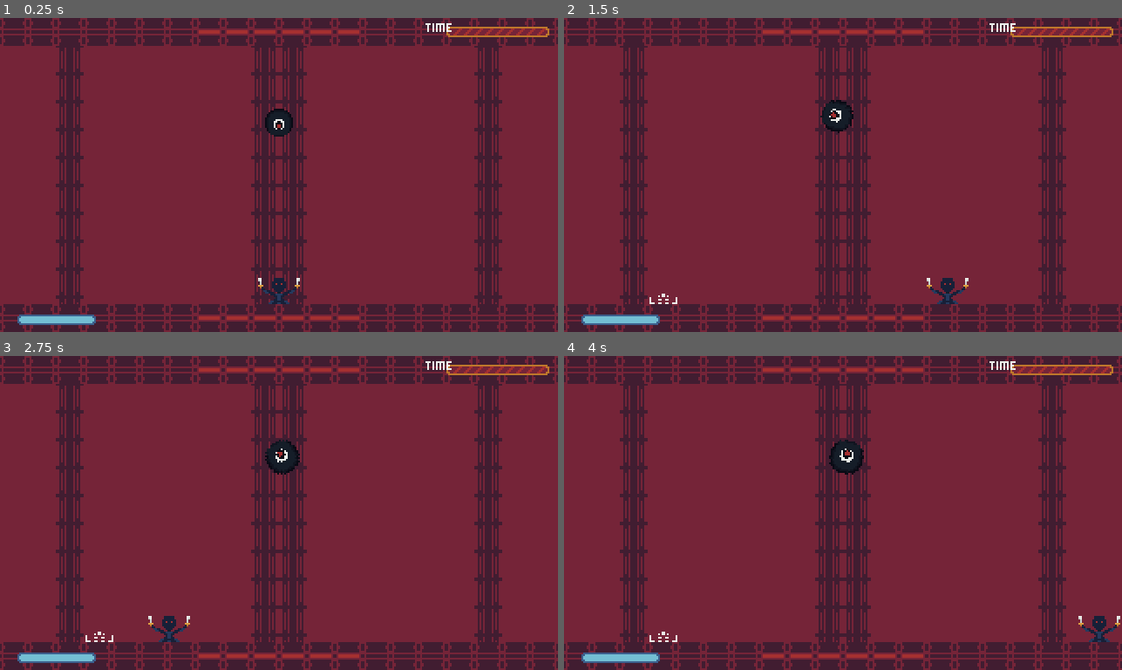
Above: before the commit, frames 1-4 (two rows, left to right).
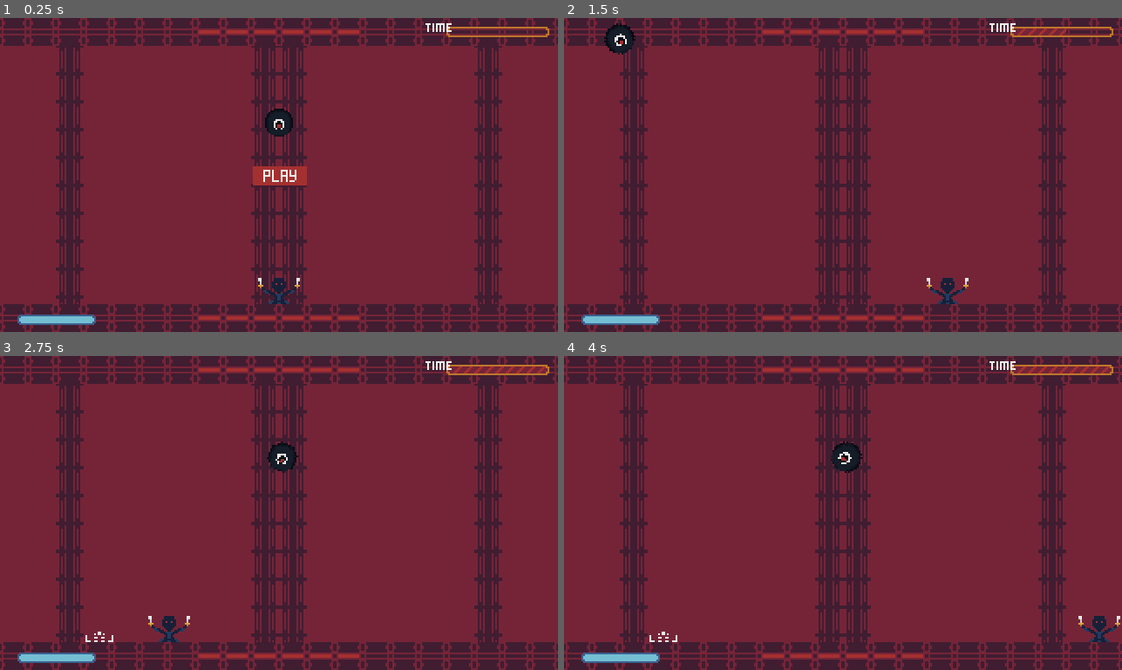
Above: after the commit, the same moments.

Repository: donovan-cartier/veryfast-rythm
Game: Godot game, scene res://Scenes/game.tscn
Two runs of this game, one before a commit and one after it. Both use one fixed random seed, a clock stepped at 60 frames per second and the inputs below. Sound files missing from this copy of the repository are replaced by a short silence.
Inputs (mouse positions are in pixels of both pictures, inside the frame that each line leads up to):
- Up to frame 1 (0.25 s): no input
- Up to frame 2 (1.5 s): click (843, 175) at 0.52 s; hold D (right) from 1.28 s (still down)
- Up to frame 3 (2.75 s): release D (right) at 2.03 s; hold A (left) from 2.03 s (still down)
- Up to frame 4 (4 s): release A (left) at 2.78 s; hold D (right) from 2.78 s (still down)

The runs differ from the first frame. In frame 1, 0.8% of the frame differs, in the area x 45-99%, y 3-54%; in frame 2, 1.0%, in the area x 7-99%, y 1-92%; in frame 3, 0.2%; in frame 4, 0.2%.

Commit message:
Added ranks

Diff:
--- a/Scenes/Scripts/BGMPlayer.gd
+++ b/Scenes/Scripts/BGMPlayer.gd
@@ -5,9 +5,6 @@
 var lastBeatTime: float = 0.0
 
 signal beat
-
-func _ready():
-	play()
 
 # Called every frame. 'delta' is the elapsed time since the previous frame.
 func _process(delta):
@@ -20,3 +17,8 @@
 #	if timeSinceLastBeat >= beatDuration:
 #		timeSinceLastBeat = 0
 #		GameManager.ball.sound_player_blip.play()
+
+
+
+func _on_play_button_pressed():
+	play()
--- /dev/null
+++ b/Scenes/Scripts/UI.gd
@@ -0,0 +1,24 @@
+extends Control
+
+@onready var current_rank : TextureRect = $CurrentRank
+@onready var animation_player = $CurrentRank/AnimationPlayer
+
+# Called when the node enters the scene tree for the first time.
+func _ready():
+	pass # Replace with function body.
+
+
+# Called every frame. 'delta' is the elapsed time since the previous frame.
+func _process(delta):
+	pass
+
+
+func _on_play_button_pressed():
+	$StartScreen.visible = false
+
+func update_rank(new_rank : String):
+	if new_rank == "NONE":
+		current_rank.texture = null;
+	else:
+		current_rank.texture = load("res://Assets/Sprites/ranks/rank_" + new_rank.to_lower() + ".png")
+		animation_player.play("rank_up")
--- a/Scenes/Scripts/ball.gd
+++ b/Scenes/Scripts/ball.gd
@@ -7,6 +7,7 @@
 @onready var sound_player_get_hit = $SoundPlayerGetHit
 @onready var sound_player_hit_player = $SoundPlayerHitPlayer
 @onready var sound_player_blip = $SoundPlayerBlip
+@onready var blood_sprite = $BloodSprite
 
 
 var next_location_marker = preload("res://Scenes/next_location_marker.tscn")
@@ -56,6 +57,9 @@
 	var tween: Tween = create_tween()
 	tween.tween_property(sprite, "modulate:v", 1, 0.3).from(15)
 	animation_player.play("hit")
+	blood_sprite.visible = true
+	blood_sprite.play("default")
+	GameManager.player.add_multiplier()
 
 func _on_hurt_zone_area_entered(area):
 	if area is Ball:
@@ -73,3 +77,7 @@
 	if got_hit:
 		play_hit_sound()
 	start_sequence()
+
+
+func _on_animated_sprite_2d_animation_finished():
+	blood_sprite.visible = false
--- a/Scenes/Scripts/player.gd
+++ b/Scenes/Scripts/player.gd
@@ -2,7 +2,23 @@
 class_name Player
 
 const SPEED = 300.0
+
+var ranks = [
+	"NONE",
+	"OKAY",
+	"GOOD",
+	"GREAT",
+	"AMAZING",
+	"INSANE",
+	"TERRIFIC",
+	"SCARY",
+	"WOW"
+]
+
 var health: float = 100.0
+
+var current_multiplier : int = 0
+var current_rank_index : int = 0
 
 func _physics_process(delta):
 	# Get the input direction and handle the movement/deceleration.
@@ -19,8 +35,43 @@
 func damage(amount: float):
 	health -= amount
 	GameManager.ui_health_bar.value = health
+	reset_multiplier()
 	if health <= 0:
 		print('die')
+
+func add_multiplier():
+	current_multiplier += 1
+	GameManager.ui_current_multiplier.text = "x" + str(current_multiplier)
+
+	add_rank()
+
+func reset_multiplier():
+	current_multiplier = 0
+	current_rank_index = 0
+	GameManager.ui_current_multiplier.text = ''
+	GameManager.ui_container.update_rank(ranks[current_rank_index])
+
+func add_rank():
+	if current_multiplier == 0:
+		current_rank_index = 0
+	elif current_multiplier < 3:
+		current_rank_index = 1
+	elif current_multiplier < 6:
+		current_rank_index = 2
+	elif current_multiplier < 10:
+		current_rank_index = 3
+	elif current_multiplier < 15:
+		current_rank_index = 4
+	elif current_multiplier < 18:
+		current_rank_index = 5
+	elif current_multiplier < 22:
+		current_rank_index = 6
+	elif current_multiplier < 28:
+		current_rank_index = 7
+	else:
+		current_rank_index = 8
+
+	GameManager.ui_container.update_rank(ranks[current_rank_index])
 
 func _on_bgm_player_beat():
 	$AnimationPlayer.play("beat")
--- a/Scenes/eye_ball.tscn
+++ b/Scenes/eye_ball.tscn
@@ -1,10 +1,11 @@
-[gd_scene load_steps=10 format=3 uid="uid://d4lpm5nhdk08t"]
+[gd_scene load_steps=16 format=3 uid="uid://d4lpm5nhdk08t"]
 
 [ext_resource type="Script" path="res://Scenes/Scripts/ball.gd" id="1_ivdx4"]
 [ext_resource type="Texture2D" uid="uid://njtotmlyvjff" path="res://Assets/Sprites/eye.png" id="2_h3h4s"]
 [ext_resource type="AudioStream" uid="uid://d0d2vwrydirnw" path="res://Assets/Sounds/hitball.wav" id="3_fpcff"]
 [ext_resource type="AudioStream" uid="uid://3sagdjfv66wc" path="res://Assets/Sounds/hitHurt.wav" id="3_rkfob"]
 [ext_resource type="AudioStream" uid="uid://csb8mjmkxtkxm" path="res://Assets/Sounds/blip.wav" id="5_1rxmq"]
+[ext_resource type="Texture2D" uid="uid://cl4marnogkfd4" path="res://Assets/Sprites/blood-Sheet.png" id="6_xpmc8"]
 
 [sub_resource type="CircleShape2D" id="CircleShape2D_ntyfo"]
 
@@ -71,6 +72,42 @@
 "hit": SubResource("Animation_w2lfi")
 }
 
+[sub_resource type="AtlasTexture" id="AtlasTexture_im5pw"]
+atlas = ExtResource("6_xpmc8")
+region = Rect2(0, 0, 16, 16)
+
+[sub_resource type="AtlasTexture" id="AtlasTexture_lm4lb"]
+atlas = ExtResource("6_xpmc8")
+region = Rect2(16, 0, 16, 16)
+
+[sub_resource type="AtlasTexture" id="AtlasTexture_1sfhm"]
+atlas = ExtResource("6_xpmc8")
+region = Rect2(32, 0, 16, 16)
+
+[sub_resource type="AtlasTexture" id="AtlasTexture_h3od1"]
+atlas = ExtResource("6_xpmc8")
+region = Rect2(48, 0, 16, 16)
+
+[sub_resource type="SpriteFrames" id="SpriteFrames_niuhs"]
+animations = [{
+"frames": [{
+"duration": 1.0,
+"texture": SubResource("AtlasTexture_im5pw")
+}, {
+"duration": 1.0,
+"texture": SubResource("AtlasTexture_lm4lb")
+}, {
+"duration": 1.0,
+"texture": SubResource("AtlasTexture_1sfhm")
+}, {
+"duration": 1.0,
+"texture": SubResource("AtlasTexture_h3od1")
+}],
+"loop": false,
+"name": &"default",
+"speed": 12.0
+}]
+
 [node name="EyeBall" type="Area2D"]
 script = ExtResource("1_ivdx4")
 
@@ -88,11 +125,20 @@
 
 [node name="SoundPlayerGetHit" type="AudioStreamPlayer" parent="."]
 stream = ExtResource("3_fpcff")
+volume_db = -9.0
 
 [node name="SoundPlayerHitPlayer" type="AudioStreamPlayer" parent="."]
 stream = ExtResource("3_rkfob")
+volume_db = -4.0
 
 [node name="SoundPlayerBlip" type="AudioStreamPlayer" parent="."]
 stream = ExtResource("5_1rxmq")
 
+[node name="BloodSprite" type="AnimatedSprite2D" parent="."]
+visible = false
+position = Vector2(0, -1)
+scale = Vector2(2.25, 2.25)
+sprite_frames = SubResource("SpriteFrames_niuhs")
+
 [connection signal="body_entered" from="." to="." method="_on_body_entered"]
+[connection signal="animation_finished" from="BloodSprite" to="." method="_on_animated_sprite_2d_animation_finished"]
--- a/Scenes/game.tscn
+++ b/Scenes/game.tscn
@@ -9,10 +9,15 @@
 [ext_resource type="Script" path="res://Scenes/Scripts/BGMPlayer.gd" id="6_wy7eg"]
 [ext_resource type="Texture2D" uid="uid://dshodi5tel8up" path="res://Assets/Sprites/health_bg.png" id="7_mdypk"]
 [ext_resource type="Texture2D" uid="uid://wfo2irwwikb6" path="res://Assets/Sprites/health_fill.png" id="8_3dpyr"]
+[ext_resource type="Script" path="res://Scenes/Scripts/UI.gd" id="8_4ynir"]
 [ext_resource type="Texture2D" uid="uid://njou1rl6owyv" path="res://Assets/Sprites/time_bar.png" id="10_2jimx"]
 [ext_resource type="Texture2D" uid="uid://cxyhuyjyfou83" path="res://Assets/Sprites/time_bar_fill.png" id="11_e1dgs"]
 [ext_resource type="Texture2D" uid="uid://3ogg5o8hyypr" path="res://Assets/Sprites/time_text.png" id="12_hxfn4"]
 [ext_resource type="Script" path="res://Scenes/Scripts/TimeBar.gd" id="12_td8mn"]
+[ext_resource type="Texture2D" uid="uid://dlv8jy62bqvtv" path="res://Assets/Sprites/play.png" id="14_cb400"]
+[ext_resource type="Texture2D" uid="uid://mo7rkpc0s2r1" path="res://Assets/Sprites/play_hover.png" id="15_onq2h"]
+[ext_resource type="FontFile" uid="uid://dregolnyx1bx6" path="res://Assets/Fonts/m3x6.ttf" id="17_0ljkw"]
+[ext_resource type="Texture2D" uid="uid://c44cgq2qepy16" path="res://Assets/Sprites/ranks/rank_okay.png" id="17_7m0pq"]
 
 [sub_resource type="RectangleShape2D" id="RectangleShape2D_w2pm4"]
 size = Vector2(320, 16)
@@ -80,6 +85,103 @@
 "flash": SubResource("Animation_a3klm")
 }
 
+[sub_resource type="Animation" id="Animation_knb1s"]
+resource_name = "rank_up"
+length = 0.2
+tracks/0/type = "value"
+tracks/0/imported = false
+tracks/0/enabled = true
+tracks/0/path = NodePath(".:scale")
+tracks/0/interp = 1
+tracks/0/loop_wrap = true
+tracks/0/keys = {
+"times": PackedFloat32Array(0, 0.0481055, 0.0841152),
+"transitions": PackedFloat32Array(1, 1, 1),
+"update": 0,
+"values": [Vector2(1, 1), Vector2(2.5, 2.5), Vector2(2, 2)]
+}
+tracks/1/type = "value"
+tracks/1/imported = false
+tracks/1/enabled = true
+tracks/1/path = NodePath(".:position")
+tracks/1/interp = 1
+tracks/1/loop_wrap = true
+tracks/1/keys = {
+"times": PackedFloat32Array(0.2),
+"transitions": PackedFloat32Array(1),
+"update": 0,
+"values": [Vector2(241, 87)]
+}
+tracks/2/type = "value"
+tracks/2/imported = false
+tracks/2/enabled = true
+tracks/2/path = NodePath(".:rotation")
+tracks/2/interp = 1
+tracks/2/loop_wrap = true
+tracks/2/keys = {
+"times": PackedFloat32Array(0.2),
+"transitions": PackedFloat32Array(1),
+"update": 0,
+"values": [0.0]
+}
+tracks/3/type = "value"
+tracks/3/imported = false
+tracks/3/enabled = true
+tracks/3/path = NodePath(".:modulate")
+tracks/3/interp = 1
+tracks/3/loop_wrap = true
+tracks/3/keys = {
+"times": PackedFloat32Array(0, 0.2),
+"transitions": PackedFloat32Array(1, 1),
+"update": 0,
+"values": [Color(1, 1, 1, 0), Color(1, 1, 1, 0.768627)]
+}
+
+[sub_resource type="Animation" id="Animation_wl01f"]
+length = 0.001
+tracks/0/type = "value"
+tracks/0/imported = false
+tracks/0/enabled = true
+tracks/0/path = NodePath(".:scale")
+tracks/0/interp = 1
+tracks/0/loop_wrap = true
+tracks/0/keys = {
+"times": PackedFloat32Array(0),
+"transitions": PackedFloat32Array(1),
+"update": 0,
+"values": [Vector2(2, 2)]
+}
+tracks/1/type = "value"
+tracks/1/imported = false
+tracks/1/enabled = true
+tracks/1/path = NodePath(".:position")
+tracks/1/interp = 1
+tracks/1/loop_wrap = true
+tracks/1/keys = {
+"times": PackedFloat32Array(0),
+"transitions": PackedFloat32Array(1),
+"update": 0,
+"values": [Vector2(241, 87)]
+}
+tracks/2/type = "value"
+tracks/2/imported = false
+tracks/2/enabled = true
+tracks/2/path = NodePath(".:rotation")
+tracks/2/interp = 1
+tracks/2/loop_wrap = true
+tracks/2/keys = {
+"times": PackedFloat32Array(0),
+"transitions": PackedFloat32Array(1),
+"update": 0,
+"values": [0.0]
+}
+
+[sub_resource type="AnimationLibrary" id="AnimationLibrary_f6gsa"]
+_data = {
+"RESET": SubResource("Animation_wl01f"),
+"rank_up": SubResource("Animation_knb1s")
+}
+
 [node name="Game" type="Node2D"]
 script = ExtResource("1_j5i48")
 
@@ -145,6 +247,7 @@
 anchor_bottom = 1.0
 grow_horizontal = 2
 grow_vertical = 2
+script = ExtResource("8_4ynir")
 
 [node name="HealthBar" type="TextureProgressBar" parent="CanvasLayer/UI"]
 layout_mode = 1
@@ -170,7 +273,6 @@
 offset_right = -5.0
 offset_bottom = 11.0
 grow_horizontal = 0
-value = 100.0
 texture_under = ExtResource("10_2jimx")
 texture_progress = ExtResource("11_e1dgs")
 script = ExtResource("12_td8mn")
@@ -183,7 +285,72 @@
 offset_bottom = 3.0
 texture = ExtResource("12_hxfn4")
 
+[node name="StartScreen" type="Control" parent="CanvasLayer/UI"]
+layout_mode = 1
+anchors_preset = 15
+anchor_right = 1.0
+anchor_bottom = 1.0
+grow_horizontal = 2
+grow_vertical = 2
+
+[node name="PlayButton" type="TextureButton" parent="CanvasLayer/UI/StartScreen"]
+layout_mode = 1
+anchors_preset = 8
+anchor_left = 0.5
+anchor_top = 0.5
+anchor_right = 0.5
+anchor_bottom = 0.5
+offset_left = -15.5
+offset_top = -5.5
+offset_right = 15.5
+offset_bottom = 5.5
+grow_horizontal = 2
+grow_vertical = 2
+texture_normal = ExtResource("14_cb400")
+texture_hover = ExtResource("15_onq2h")
+
+[node name="CurrentRank" type="TextureRect" parent="CanvasLayer/UI"]
+modulate = Color(1, 1, 1, 0)
+layout_mode = 1
+anchors_preset = 6
+anchor_left = 1.0
+anchor_top = 0.5
+anchor_right = 1.0
+anchor_bottom = 0.5
+offset_left = -79.0
+offset_top = -3.0
+offset_right = -41.0
+offset_bottom = 4.0
+grow_horizontal = 0
+grow_vertical = 2
+scale = Vector2(2, 2)
+texture = ExtResource("17_7m0pq")
+stretch_mode = 3
+
+[node name="AnimationPlayer" type="AnimationPlayer" parent="CanvasLayer/UI/CurrentRank"]
+libraries = {
+"": SubResource("AnimationLibrary_f6gsa")
+}
+
+[node name="CurrentMultiplier" type="RichTextLabel" parent="CanvasLayer/UI"]
+layout_mode = 1
+anchors_preset = 6
+anchor_left = 1.0
+anchor_top = 0.5
+anchor_right = 1.0
+anchor_bottom = 0.5
+offset_left = -11.0
+offset_top = 9.0
+offset_right = 29.0
+offset_bottom = 49.0
+grow_horizontal = 0
+grow_vertical = 2
+theme_override_fonts/normal_font = ExtResource("17_0ljkw")
+theme_override_font_sizes/normal_font_size = 16
+
 [connection signal="area_entered" from="HurtZone" to="EyeBall" method="_on_hurt_zone_area_entered"]
 [connection signal="beat" from="BGMPlayer" to="Player" method="_on_bgm_player_beat"]
 [connection signal="beat" from="BGMPlayer" to="EyeBall" method="_on_bgm_player_beat"]
 [connection signal="beat" from="BGMPlayer" to="CanvasLayer/UI/TimeBar" method="_on_bgm_player_beat"]
+[connection signal="pressed" from="CanvasLayer/UI/StartScreen/PlayButton" to="BGMPlayer" method="_on_play_button_pressed"]
+[connection signal="pressed" from="CanvasLayer/UI/StartScreen/PlayButton" to="CanvasLayer/UI" method="_on_play_button_pressed"]
--- a/Singletons/GameManager.gd
+++ b/Singletons/GameManager.gd
@@ -8,5 +8,7 @@
 @onready var ball : Ball = game_container.get_node("EyeBall")
 @onready var player : Player = game_container.get_node("Player")
 @onready var audio_player : AudioStreamPlayer = game_container.get_node("BGMPlayer")
+@onready var ui_container : Control = canvas_layer.get_node("UI")
 @onready var ui_health_bar : TextureProgressBar = canvas_layer.get_node("UI/HealthBar")
 @onready var ui_time_bar : TextureProgressBar = canvas_layer.get_node("UI/TimeBar")
+@onready var ui_current_multiplier : RichTextLabel = canvas_layer.get_node("UI/CurrentMultiplier")
Binary file added: Assets/Fonts/Upheaval.fon
Binary file added: Assets/Fonts/m3x6.ttf
Not shown, added: Assets/Fonts/m3x6.ttf.import
Binary file added: Assets/Fonts/upheavtt.ttf
Not shown, added: Assets/Fonts/upheavtt.ttf.import
Binary file added: Assets/Sprites/blood-Sheet.png
Not shown, added: Assets/Sprites/blood-Sheet.png.import
Binary file added: Assets/Sprites/play.png
Not shown, added: Assets/Sprites/play.png.import
Binary file added: Assets/Sprites/play_hover.png
Not shown, added: Assets/Sprites/play_hover.png.import
Binary file added: Assets/Sprites/ranks/rank_amazing.png
(and 17 more such lines)
